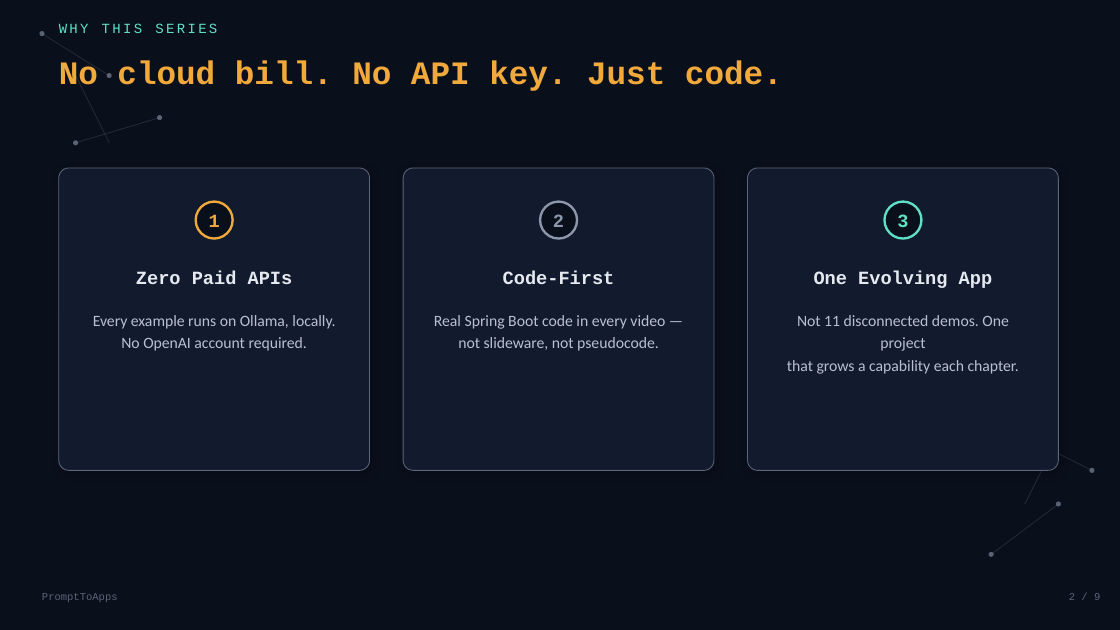
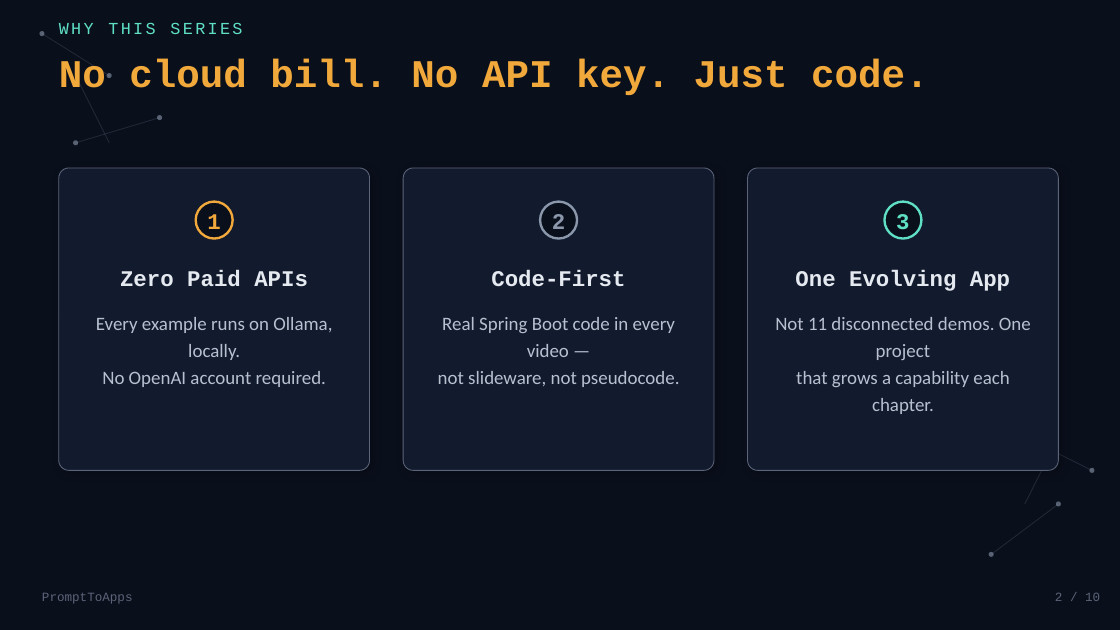
Before and after one commit to balajich/spring-ai-with-llama, a slide deck: slide 2 of slides/00-intro-series-overview.pptx. Drawn at 1120x630 pixels with LibreOffice and Linux fonts; fonts in the diff are those of the drawing. Boxes give left, top, right and bottom in pixels: in the first picture for what was removed or moved away, otherwise in the second. Text is boxed around its words. In the diff, an @@ line names an element or a change of style, - is before the commit and + after.

```diff
--- a/slides/00-intro-series-overview.pptx
+++ b/slides/00-intro-series-overview.pptx
@@ text "WHY THIS SERIES" at (59,22,242,34): size 12 to 14.4 pt @@
@@ text "No cloud bill. No API ..." at (59,58,929,95): size 28 to 33.6 pt @@
@@ size 16 to 19.2 pt in 6 elements at (207,214,220,229), (120,270,308,287), (552,214,565,229), (491,270,625,287), (896,214,909,230), (795,270,1010,291) @@
@@ size 13.5 to 16.2 pt in 3 elements at (96,317,332,387), (438,317,679,387), (775,317,1031,414) @@
@@ text "PromptToApps" at (42,593,133,604): size 9 to 10.8 pt @@
@@ text at (1055,593,1100,601): text changed; size 9 to 10.8 pt @@
-2 / 9
+2 / 10
```
Also in this commit, not shown: 8 other slides changed, 1 slide added, 4 other files.
